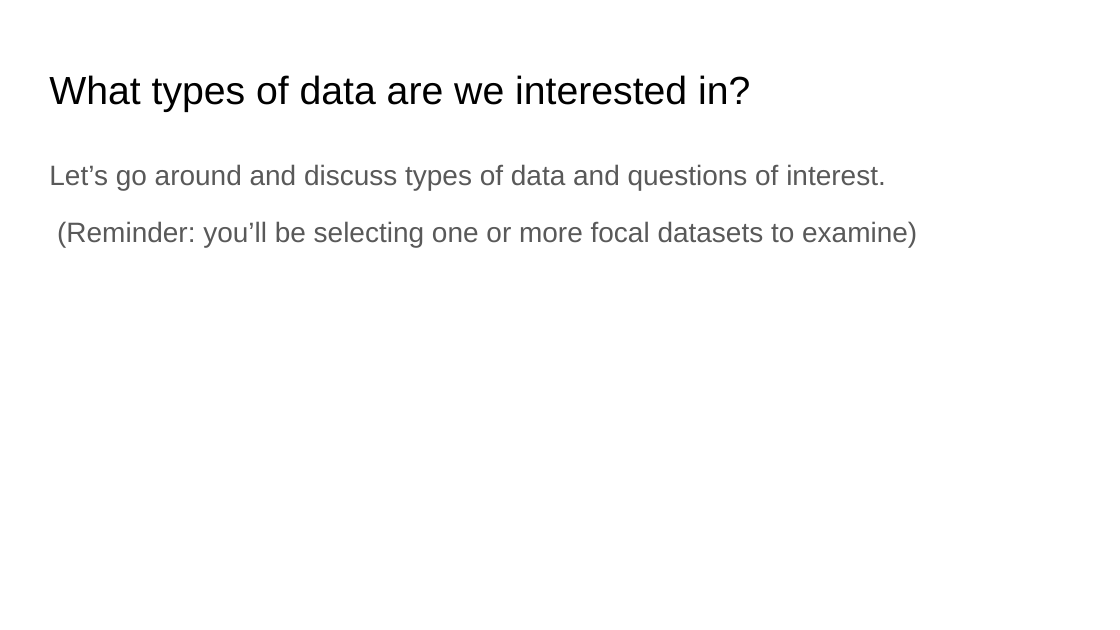
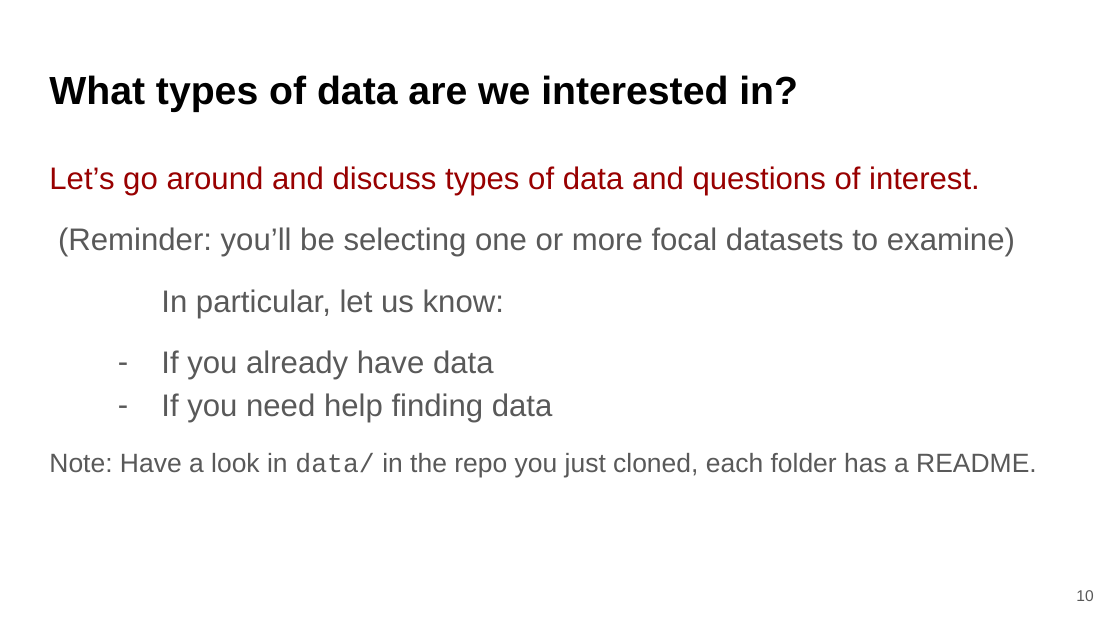
Before and after one commit to bmaitner/biometry_course, a slide deck: slide 10 of lectures/Lecture_05_exploratory_analyses_I.pptx (slide 5 before the commit). Drawn at 1120x630 pixels with LibreOffice and Linux fonts; fonts in the diff are those of the drawing. Boxes give left, top, right and bottom in pixels: in the first picture for what was removed or moved away, otherwise in the second. Text is boxed around its words. In the diff, an @@ line names an element or a change of style, - is before the commit and + after.

```diff
--- a/lectures/Lecture_05_exploratory_analyses_I.pptx
+++ b/lectures/Lecture_05_exploratory_analyses_I.pptx
@@ title "What types of data are ..." at bbox=[49, 75, 798, 112]: bold on @@
@@ text at bbox=[49, 166, 1015, 256]: size 18 to 20 pt in "Let’s go around and discuss types of ...", "(Reminder: you’ll be selecting one or more ..."; text colour #595959 to #980000 in "Let’s go around and discuss types of ..."; less space between paragraphs @@
@@ text at bbox=[49, 289, 1037, 478]: paragraphs added @@
+In particular, let us know:
+– If you already have data
+– If you need help finding data
+Note: Have a look in data/ in the repo you just cloned, each folder has a README.
@@ page number added at bbox=[1076, 590, 1093, 601], 10 pt, text #595959 @@
+10
```
Also in this commit, not shown: 5 other slides changed, 22 slides added, 1 other file.
